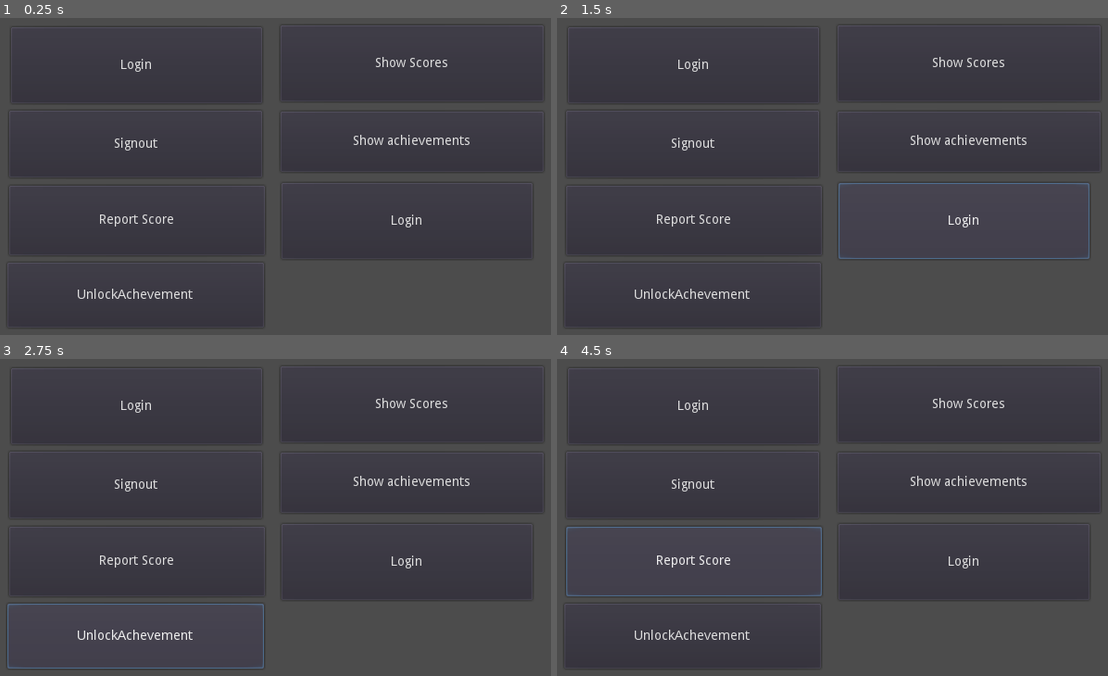
Above: before the commit, frames 1-4 (two rows, left to right).
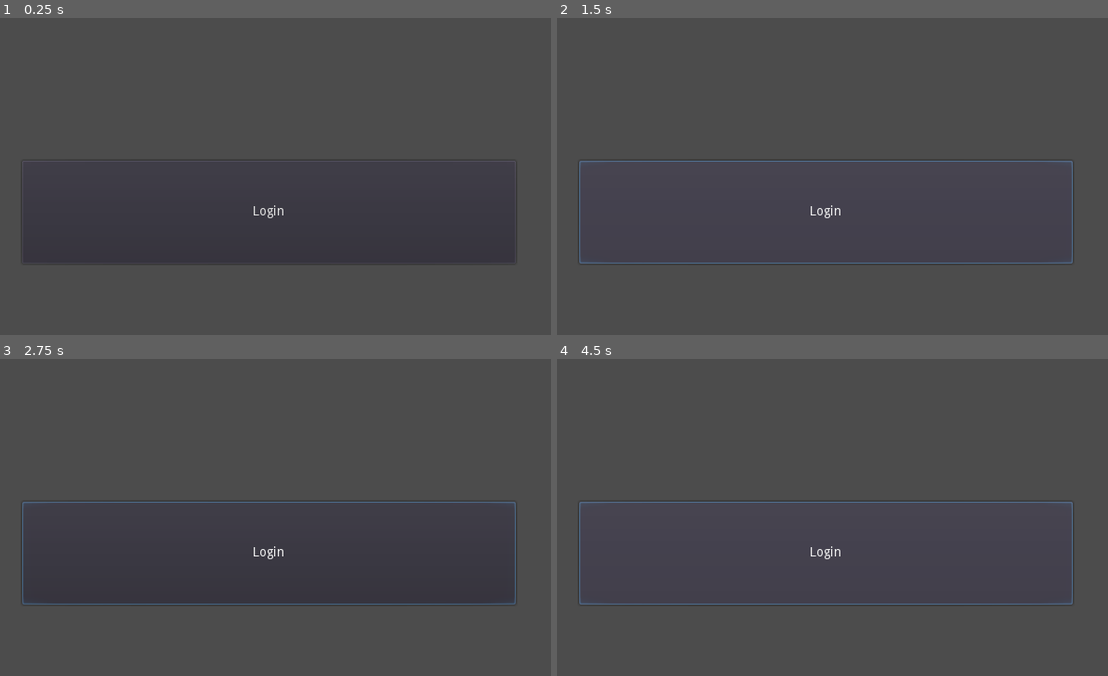
Above: after the commit, the same moments.

Repository: j1and1/GodotGooglePlayGamesServices
Game: Godot game, scene res://MainScene.tscn
Two runs of this game, one before a commit and one after it. Both use one fixed random seed, a clock stepped at 60 frames per second and the inputs below.
Inputs (mouse positions are in pixels of both pictures, inside the frame that each line leads up to):
- Up to frame 1 (0.25 s): no input
- Up to frame 2 (1.5 s): click "Login" at 0.5 s; click "Login" at 1.25 s
- Up to frame 3 (2.75 s): click (137, 634) at 2 s, where only the run before the commit has a clickable "UnlockAchevement"
- Up to frame 4 (4.5 s): click (970, 403) at 2.75 s, where only the run before the commit has a clickable "Show Scores"; click (970, 482) at 3.5 s, where only the run before the commit has a clickable "Show achievements"; click (694, 561) at 4.25 s, where only the run before the commit has a clickable "Report Score"

The runs differ from the first frame. In frame 1, 1.9% of the frame differs, in the area x 3-97%, y 12-98%; in frame 2, 2.9%; in frame 3, 2.3%; in frame 4, 2.9%, in the area x 1-97%, y 12-98%.
Error before the commit: Invalid call. Nonexistent function 'startSignInIntent' in base 'Nil'. (res://Interaction.gd:25)
Error after the commit: Invalid call. Nonexistent function 'signInSilently' in base 'Nil'. (res://Interaction.gd:25)

Commit message:
Feature/get account info (#3)
* Fixed SignIn issues
* Fixed signals not being called on SignIn/SignOut
* Updated Example app
* Updated README on new usage and implemented GetAccount data.

Diff:
--- a/ExampleUsage/Interaction.gd
+++ b/ExampleUsage/Interaction.gd
@@ -9,23 +9,20 @@
 		gps = Engine.get_singleton("GooglePlayGamesServices")
 		gps.connect("onConnected", self, "_on_Connected") # register callback for UnityAdsReady
 		gps.connect("onDisconnected", self, "_on_Disconnected") # Register callback when video add is finished
-		gps.initialise("<OAuth2ClientID>")
-	print("Executed")
-
+		gps.initialise(true, false) # requestProfile data - True, requestEmail - False
 
 func _on_Connected():
-	# TODO: Show buttons
-	print("_on_Connected")
+	$SignedOut.hide()
+	$SignedIn.show()
+
+	print(gps.getAccountInfo()) #returns account info in JSON or empty string if theres an error. If you didnt request email or profile data no info will be provided
 
 func _on_Disconnected():
-	# TODO: Hide buttons
-	print("_on_Disconnected was called")
+	$SignedOut.show()
+	$SignedIn.hide()
 
 func _on_Login_pressed():
-	gps.startSignInIntent() # Also can call signInSilently when app is resumed
-
-func _on_Login2_pressed():
-	gps.signInSilently() # this should be called on app resume
+	gps.signInSilently() # logs in silently if it cant then runs signin intent
 
 func _on_Unlock_pressed():
 	gps.unlockAchievement("<Acheavement ID>") #also incrementAchievement("<Acheavement ID>") can be called to increment acheavement progress
--- a/ExampleUsage/MainScene.tscn
+++ b/ExampleUsage/MainScene.tscn
@@ -5,29 +5,23 @@
 [node name="Node2D" type="Node2D"]
 script = ExtResource( 1 )
 
-[node name="Login" type="Button" parent="."]
-margin_left = 40.0
-margin_top = 31.0
-margin_right = 311.0
-margin_bottom = 113.0
+[node name="SignedOut" type="Node2D" parent="."]
+
+[node name="Login" type="Button" parent="SignedOut"]
+margin_left = 52.3993
+margin_top = 175.334
+margin_right = 585.399
+margin_bottom = 286.334
 rect_pivot_offset = Vector2( 23, 10 )
 text = "Login"
 __meta__ = {
 "_edit_use_anchors_": false
 }
 
-[node name="Login2" type="Button" parent="."]
-margin_left = 332.0
-margin_top = 199.0
-margin_right = 603.0
-margin_bottom = 281.0
-rect_pivot_offset = Vector2( 23, 10 )
-text = "Login"
-__meta__ = {
-"_edit_use_anchors_": false
-}
+[node name="SignedIn" type="Node2D" parent="."]
+visible = false
 
-[node name="Unlock" type="Button" parent="."]
+[node name="Unlock" type="Button" parent="SignedIn"]
 margin_left = 36.1591
 margin_top = 284.75
 margin_right = 313.159
@@ -38,7 +32,7 @@
 "_edit_use_anchors_": false
 }
 
-[node name="Scores" type="Button" parent="."]
+[node name="Scores" type="Button" parent="SignedIn"]
 margin_left = 331.0
 margin_top = 29.0
 margin_right = 615.0
@@ -49,7 +43,7 @@
 "_edit_use_anchors_": false
 }
 
-[node name="Achievements" type="Button" parent="."]
+[node name="Achievements" type="Button" parent="SignedIn"]
 margin_left = 331.0
 margin_top = 122.0
 margin_right = 615.0
@@ -60,7 +54,7 @@
 "_edit_use_anchors_": false
 }
 
-[node name="ReportScore" type="Button" parent="."]
+[node name="ReportScore" type="Button" parent="SignedIn"]
 margin_left = 38.0
 margin_top = 202.0
 margin_right = 314.0
@@ -71,7 +65,7 @@
 "_edit_use_anchors_": false
 }
 
-[node name="SignOut" type="Button" parent="."]
+[node name="SignOut" type="Button" parent="SignedIn"]
 margin_left = 38.0
 margin_top = 121.0
 margin_right = 311.0
@@ -81,10 +75,9 @@
 __meta__ = {
 "_edit_use_anchors_": false
 }
-[connection signal="pressed" from="Login" to="." method="_on_Login_pressed"]
-[connection signal="pressed" from="Login2" to="." method="_on_Login2_pressed"]
-[connection signal="pressed" from="Unlock" to="." method="_on_Unlock_pressed"]
-[connection signal="pressed" from="Scores" to="." method="_on_Scores_pressed"]
-[connection signal="pressed" from="Achievements" to="." method="_on_Achievements_pressed"]
-[connection signal="pressed" from="ReportScore" to="." method="_on_ReportScore_pressed"]
-[connection signal="pressed" from="SignOut" to="." method="_on_SignOut_pressed"]
+[connection signal="pressed" from="SignedOut/Login" to="." method="_on_Login_pressed"]
+[connection signal="pressed" from="SignedIn/Unlock" to="." method="_on_Unlock_pressed"]
+[connection signal="pressed" from="SignedIn/Scores" to="." method="_on_Scores_pressed"]
+[connection signal="pressed" from="SignedIn/Achievements" to="." method="_on_Achievements_pressed"]
+[connection signal="pressed" from="SignedIn/ReportScore" to="." method="_on_ReportScore_pressed"]
+[connection signal="pressed" from="SignedIn/SignOut" to="." method="_on_SignOut_pressed"]
--- a/ExampleUsage/project.godot
+++ b/ExampleUsage/project.godot
@@ -23,6 +23,7 @@
 
 window/size/width=640
 window/size/height=480
+window/stretch/mode="viewport"
 
 [rendering]
 
Not shown, changed: GodotGooglePlayGamesServicesLib.gdap
Not shown, changed: GodotGooglePlayGamesServicesLib/build.gradle
Not shown, changed: GodotGooglePlayGamesServicesLib/src/main/java/com/jandans/godotgoogleplaygamesserviceslib/GooglePlayGamesServices.java
Not shown, added: GodotGooglePlayGamesServicesLib/src/main/java/com/jandans/godotgoogleplaygamesserviceslib/Helpers.java
Not shown, changed: README.md
